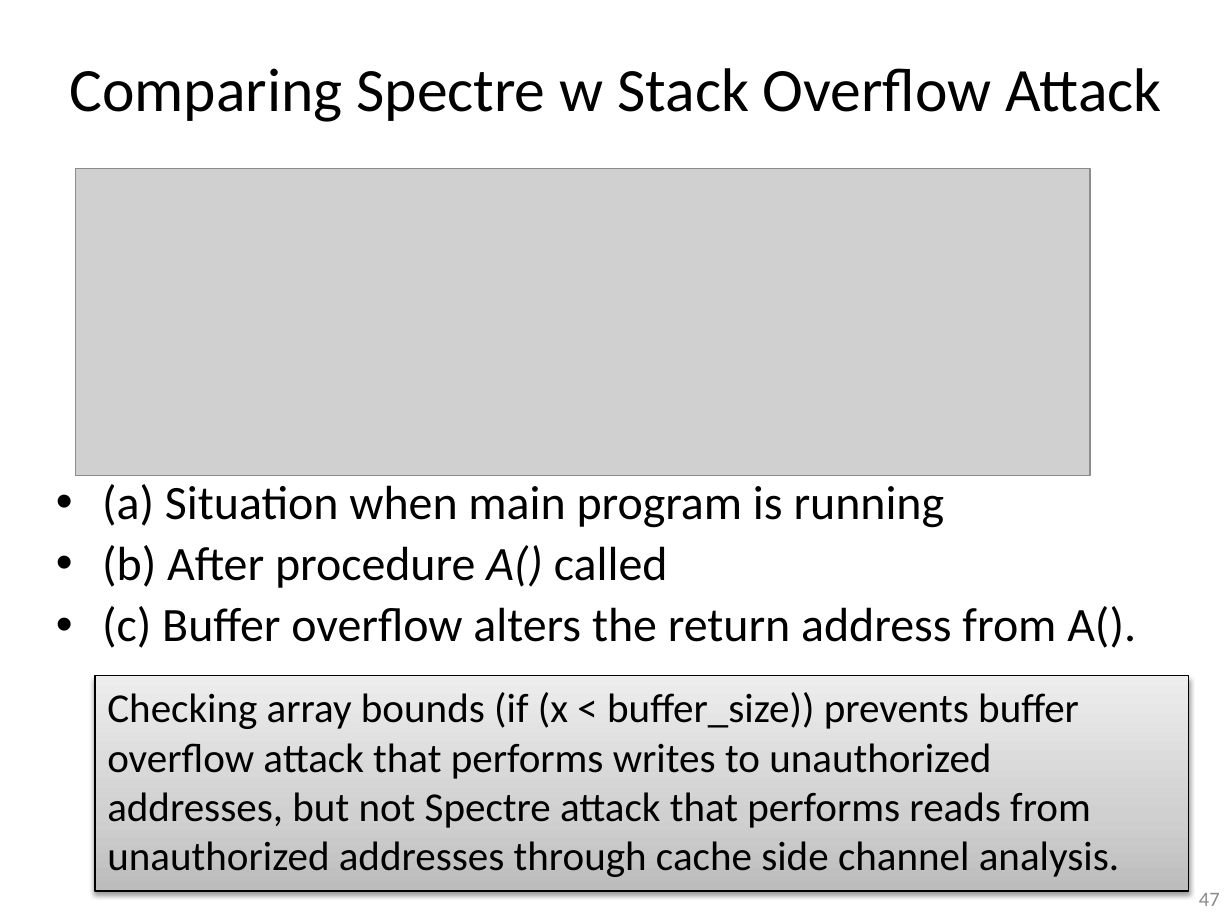
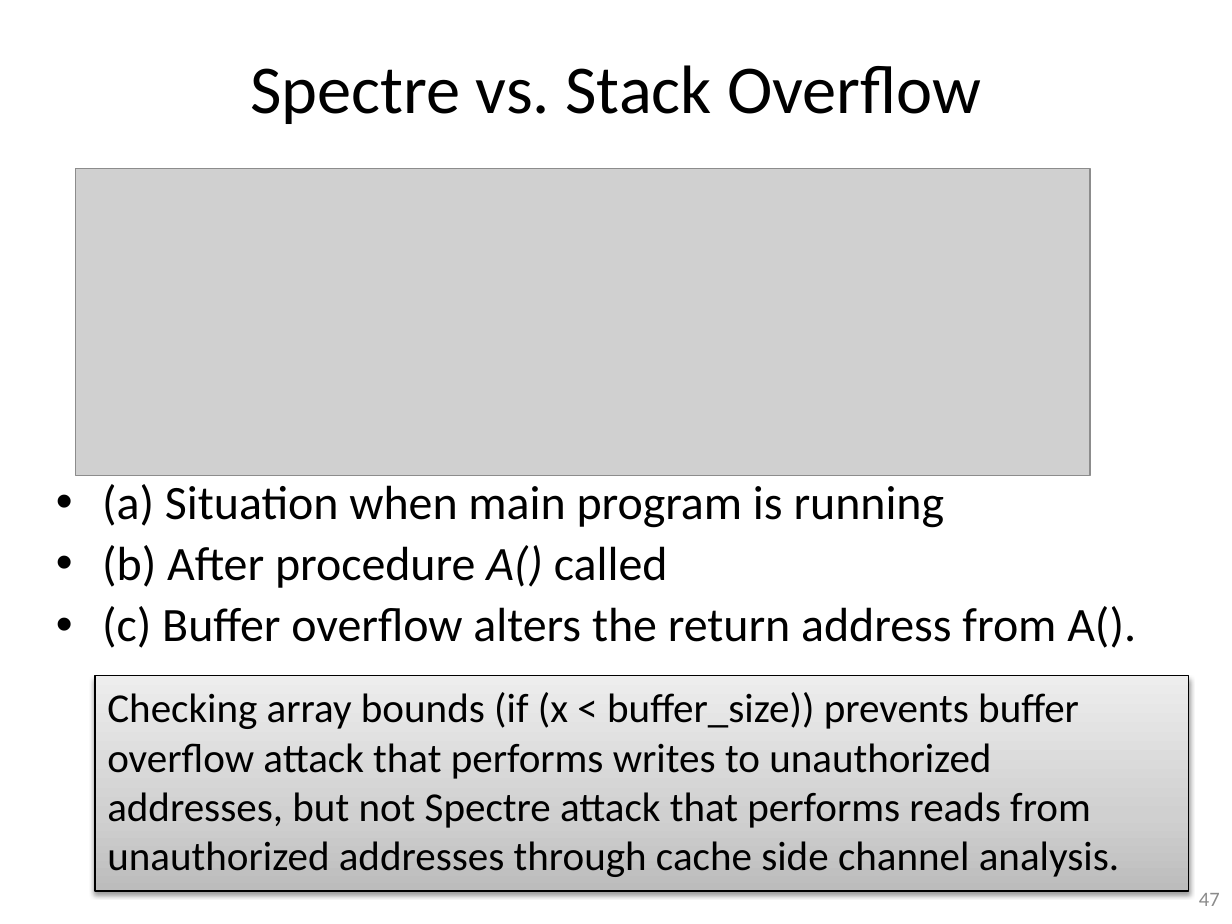
Before and after one commit to gulaoshi/gu.github.io, a slide deck: slide 47 of InfoSec/PPTs/Labs/Lab5-6-Meltdown&Spectre.pptx. Drawn at 1232x924 pixels with LibreOffice and Linux fonts; fonts in the diff are those of the drawing; grey boxes stand for pictures. Boxes give left, top, right and bottom in pixels: in the first picture for what was removed or moved away, otherwise in the second. Text is boxed around its words. In the diff, an @@ line names an element or a change of style, - is before the commit and + after.

```diff
--- a/InfoSec/PPTs/Labs/Lab5-6-Meltdown&Spectre.pptx
+++ b/InfoSec/PPTs/Labs/Lab5-6-Meltdown&Spectre.pptx
@@ title at (250, 65, 981, 124): text changed; size 36 to 40 pt @@
-Comparing Spectre w Stack Overflow Attack
+Spectre vs. Stack Overflow
```
Also in this commit, not shown: 1 other slide changed, 5 other files.
